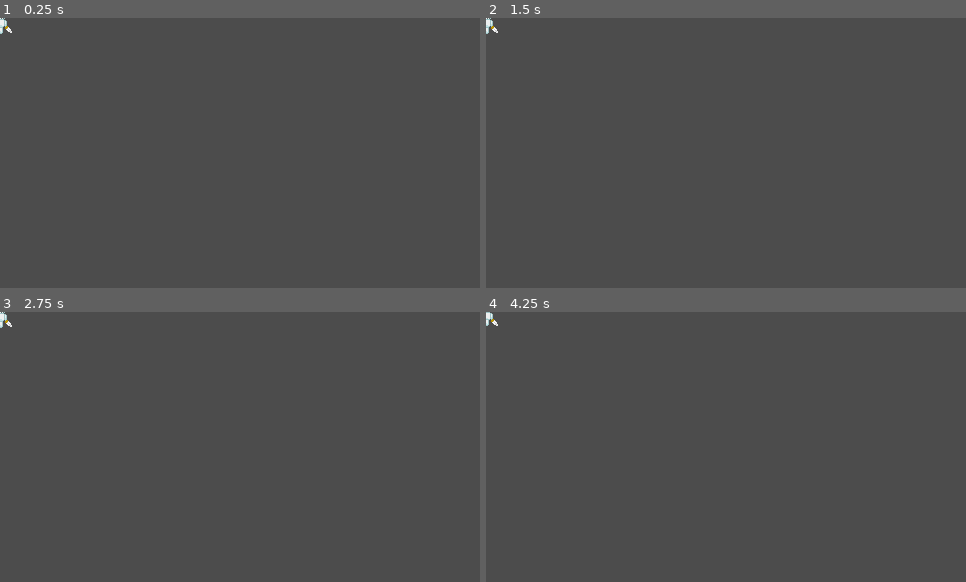
Above: before the commit, frames 1-4 (two rows, left to right).
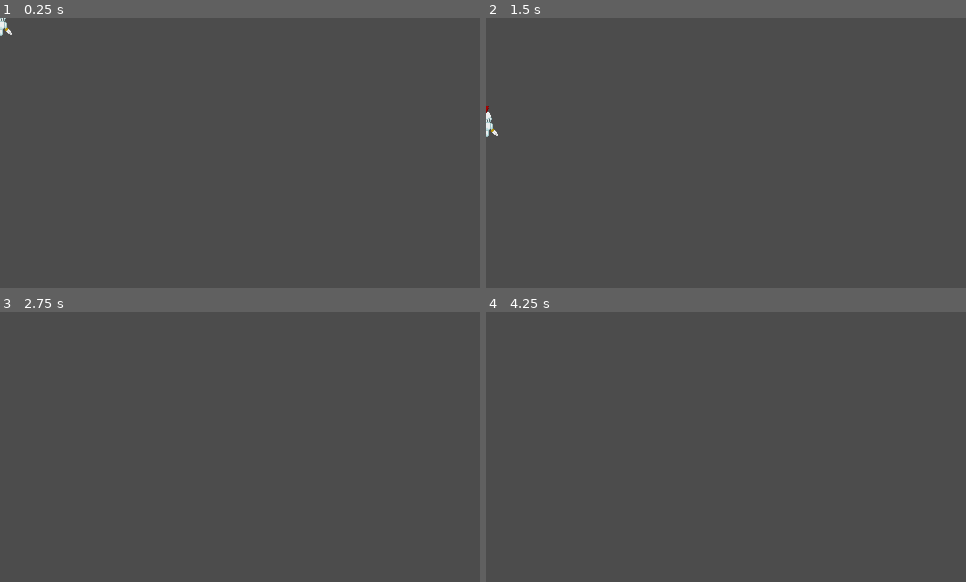
Above: after the commit, the same moments.

Repository: Rafagars/GWJ33-Witch_Game
Game: Godot game, scene res://characters/Knight/Knight.tscn
Two runs of this game, one before a commit and one after it. Both use one fixed random seed, a clock stepped at 60 frames per second and the inputs below. The project has no main scene, so this scene is started directly.
Inputs:
- Up to frame 1 (0.25 s): no input
- Up to frame 2 (1.5 s): hold Right (ui_right) 0.53-1.28 s; hold Down (ui_down) from 1.28 s (still down)
- Up to frame 3 (2.75 s): release Down (ui_down) at 2.03 s; hold Right (ui_right) from 2.03 s (still down)
- Up to frame 4 (4.25 s): tap Enter at 2.75 s; release Right (ui_right) at 2.78 s; hold Up (ui_up) 2.78-3.53 s; tap Space at 3.5 s; hold Left (ui_left) from 3.53 s (still down)

The runs differ from the first frame. In frame 1, less than 0.1% of the frame differs, in the area x 0-3%, y 0-7%; in frame 2, 0.2%, in the area x 0-3%, y 0-45%; in frame 3, less than 0.1%; in frame 4, less than 0.1%.

Commit message:
Changed Area2d for Rigid Bodies

Diff:
--- /dev/null
+++ b/characters/Archer/Archer.gd
@@ -0,0 +1,20 @@
+extends RigidBody2D
+
+
+# Declare member variables here. Examples:
+# var a = 2
+# var b = "text"
+
+
+# Called when the node enters the scene tree for the first time.
+func _ready():
+	pass # Replace with function body.
+
+
+# Called every frame. 'delta' is the elapsed time since the previous frame.
+#func _process(delta):
+#	pass
+
+
+func _on_VisibilityNotifier2D_screen_exited():
+	queue_free()
--- a/characters/Archer/Archer.tscn
+++ b/characters/Archer/Archer.tscn
@@ -1,6 +1,7 @@
-[gd_scene load_steps=10 format=2]
+[gd_scene load_steps=11 format=2]
 
 [ext_resource path="res://characters/Archer/assets/Archer.png" type="Texture" id=1]
+[ext_resource path="res://characters/Archer/Archer.gd" type="Script" id=2]
 
 [sub_resource type="AtlasTexture" id=1]
 flags = 4
@@ -44,7 +45,9 @@
 radius = 7.5
 height = 12.0
 
-[node name="Archer" type="Area2D"]
+[node name="Archer" type="RigidBody2D"]
+gravity_scale = 0.0
+script = ExtResource( 2 )
 __meta__ = {
 "_edit_group_": true
 }
@@ -52,9 +55,12 @@
 [node name="AnimatedSprite" type="AnimatedSprite" parent="."]
 frames = SubResource( 7 )
 animation = "Walk"
-frame = 5
 playing = true
 
 [node name="CollisionShape2D" type="CollisionShape2D" parent="."]
 position = Vector2( 0, 1.5 )
 shape = SubResource( 8 )
+
+[node name="VisibilityNotifier2D" type="VisibilityNotifier2D" parent="."]
+
+[connection signal="screen_exited" from="VisibilityNotifier2D" to="." method="_on_VisibilityNotifier2D_screen_exited"]
--- /dev/null
+++ b/characters/Knight/Knight.gd
@@ -0,0 +1,16 @@
+extends RigidBody2D
+
+
+# Declare member variables here. Examples:
+# var a = 2
+# var b = "text"
+
+
+# Called when the node enters the scene tree for the first time.
+func _ready():
+	pass # Replace with function body.
+
+
+# Called every frame. 'delta' is the elapsed time since the previous frame.
+#func _process(delta):
+#	pass
--- a/characters/Knight/Knight.tscn
+++ b/characters/Knight/Knight.tscn
@@ -1,7 +1,8 @@
-[gd_scene load_steps=16 format=2]
+[gd_scene load_steps=17 format=2]
 
 [ext_resource path="res://characters/Knight/assets/Knight_1.png" type="Texture" id=1]
 [ext_resource path="res://characters/Knight/assets/KnightWalk.png" type="Texture" id=2]
+[ext_resource path="res://characters/Knight/Knight.gd" type="Script" id=3]
 
 [sub_resource type="AtlasTexture" id=1]
 flags = 4
@@ -73,12 +74,16 @@
 [sub_resource type="RectangleShape2D" id=13]
 extents = Vector2( 11.4677, 4.0437 )
 
-[node name="Knight" type="Area2D"]
+[node name="Knight" type="RigidBody2D"]
+script = ExtResource( 3 )
+__meta__ = {
+"_edit_group_": true
+}
 
 [node name="AnimatedSprite" type="AnimatedSprite" parent="."]
 frames = SubResource( 11 )
 animation = "Walk"
-frame = 4
+frame = 3
 playing = true
 
 [node name="CollisionShape2D" type="CollisionShape2D" parent="."]
